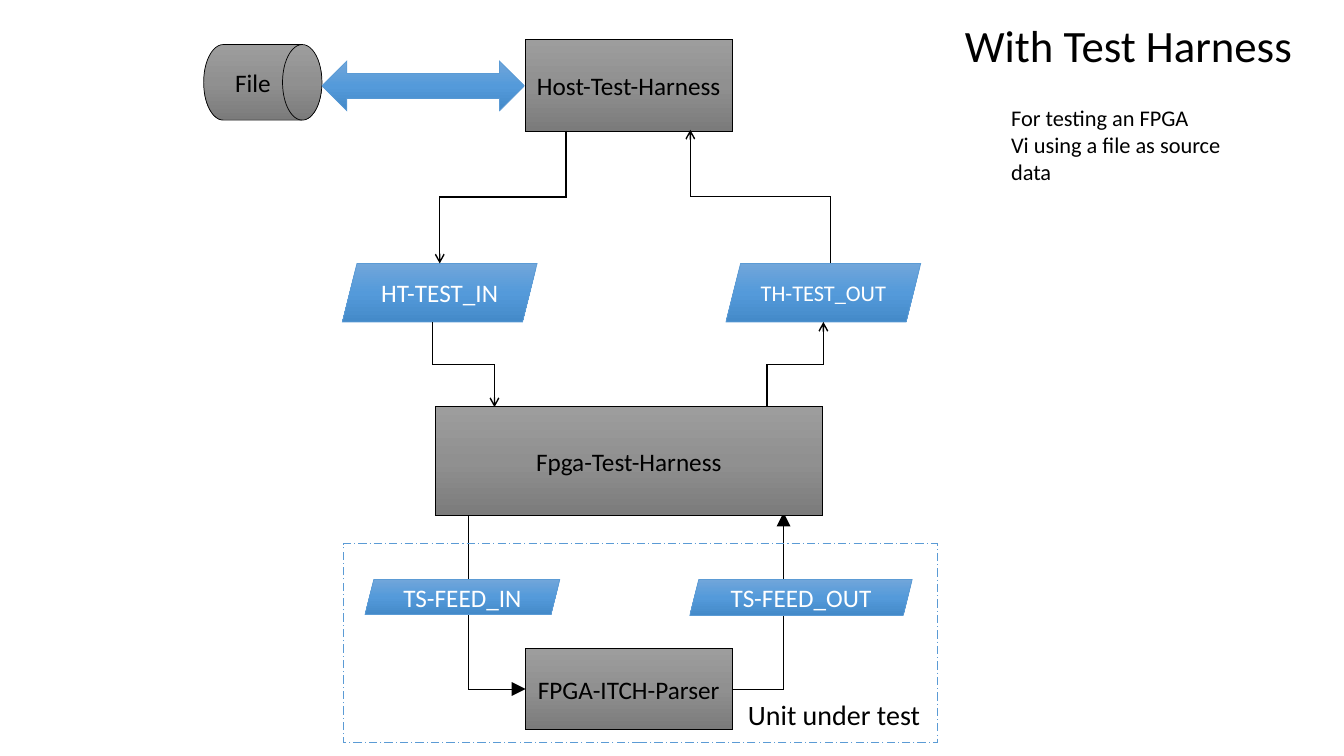
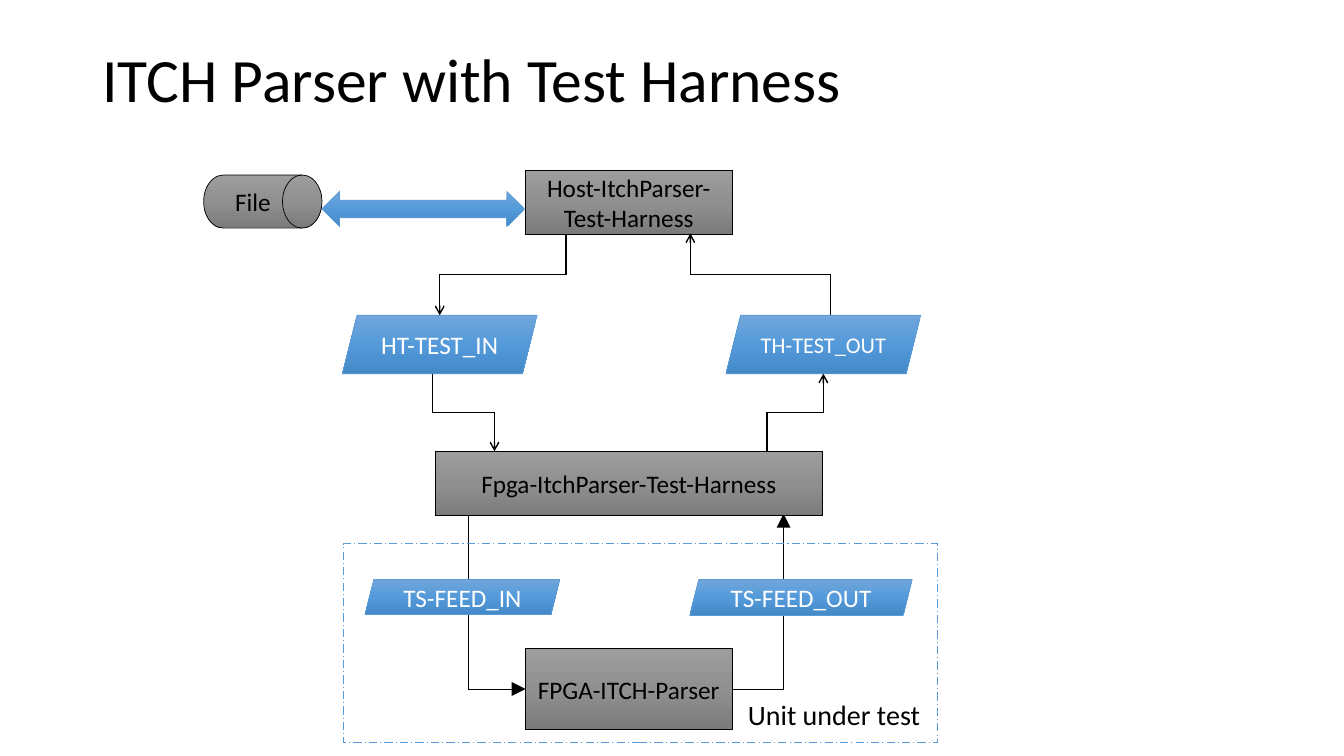
Before and after one commit to imeddz2015/LabVIEW_Fpga, a slide deck: slide 7 of MarketData/MarketData_02/Overview.pptx. Drawn at 1344x756 pixels with LibreOffice and Linux fonts; fonts in the diff are those of the drawing. Boxes give left, top, right and bottom in pixels: in the first picture for what was removed or moved away, otherwise in the second. Text is boxed around its words. In the diff, an @@ line names an element or a change of style, - is before the commit and + after.

Commit message:
Final changes to powerpoint

```diff
--- a/MarketData/MarketData_02/Overview.pptx
+++ b/MarketData/MarketData_02/Overview.pptx
@@ text "ITCH Parser with Test Harness" at (102, 59, 840, 103): vertical alignment top to bottom @@
@@ text at (102, 59, 840, 103): text changed; size 32 to 44 pt @@
-With Test Harness
+ITCH Parser with Test Harness
@@ text removed at (1011, 110, 1220, 180) @@
-For testing an FPGA
-Vi using a file as source
-data
@@ flow chart magnetic drum "File": place and size @@
-flow chart magnetic drum "File" at (204, 44, 322, 120)
+flow chart magnetic drum "File" at (204, 175, 322, 229)
@@ rectangle "Host-ItchParser-Test-Harness": place and size @@
-rectangle "Host-ItchParser-Test-Harness" at (525, 39, 732, 131)
+rectangle "Host-ItchParser-Test-Harness" at (525, 170, 732, 235)
@@ text in rectangle at (547, 179, 710, 227): text changed @@
-Host-Test-Harness
+Host-ItchParser-Test-Harness
@@ left right arrow: place and size @@
-left right arrow at (322, 62, 524, 111)
+left right arrow at (322, 192, 524, 227)
@@ rectangle: place and size @@
-rectangle at (526, 83, 607, 131)
+rectangle at (526, 201, 607, 234)
@@ rectangle: place and size @@
-rectangle at (650, 82, 731, 130)
+rectangle at (650, 200, 731, 233)
@@ elbow arrow moved from (567, 131) - (440, 263) to (567, 234) - (440, 316) @@
@@ elbow arrow moved from (831, 263) - (691, 130) to (831, 316) - (691, 234) @@
@@ parallelogram "HT-TEST_IN": place and size @@
-parallelogram "HT-TEST_IN" at (343, 263, 537, 322)
+parallelogram "HT-TEST_IN" at (343, 316, 537, 374)
@@ parallelogram "TH-TEST_OUT": place and size @@
-parallelogram "TH-TEST_OUT" at (726, 263, 921, 322)
+parallelogram "TH-TEST_OUT" at (726, 316, 921, 374)
@@ elbow arrow moved from (433, 322) - (495, 407) to (433, 374) - (495, 452) @@
@@ elbow arrow moved from (767, 407) - (824, 322) to (767, 452) - (824, 374) @@
@@ rectangle "Fpga-ItchParser-Test-Harness": place and size @@
-rectangle "Fpga-ItchParser-Test-Harness" at (436, 407, 823, 516)
+rectangle "Fpga-ItchParser-Test-Harness" at (436, 452, 823, 516)
@@ rectangle: place and size @@
-rectangle at (436, 407, 554, 452)
+rectangle at (436, 452, 554, 478)
@@ text in rectangle at (481, 475, 776, 498): text changed @@
-Fpga-Test-Harness
+Fpga-ItchParser-Test-Harness
@@ rectangle: place and size @@
-rectangle at (712, 407, 823, 465)
+rectangle at (712, 452, 823, 486)
@@ rectangle: place and size @@
-rectangle at (437, 483, 500, 514)
+rectangle at (437, 496, 500, 515)
@@ rectangle: place and size @@
-rectangle at (747, 481, 820, 512)
+rectangle at (747, 495, 820, 514)
```
Also in this commit, not shown: 5 other slides changed, 5 slides added, 7 slides removed, 3 other files.
